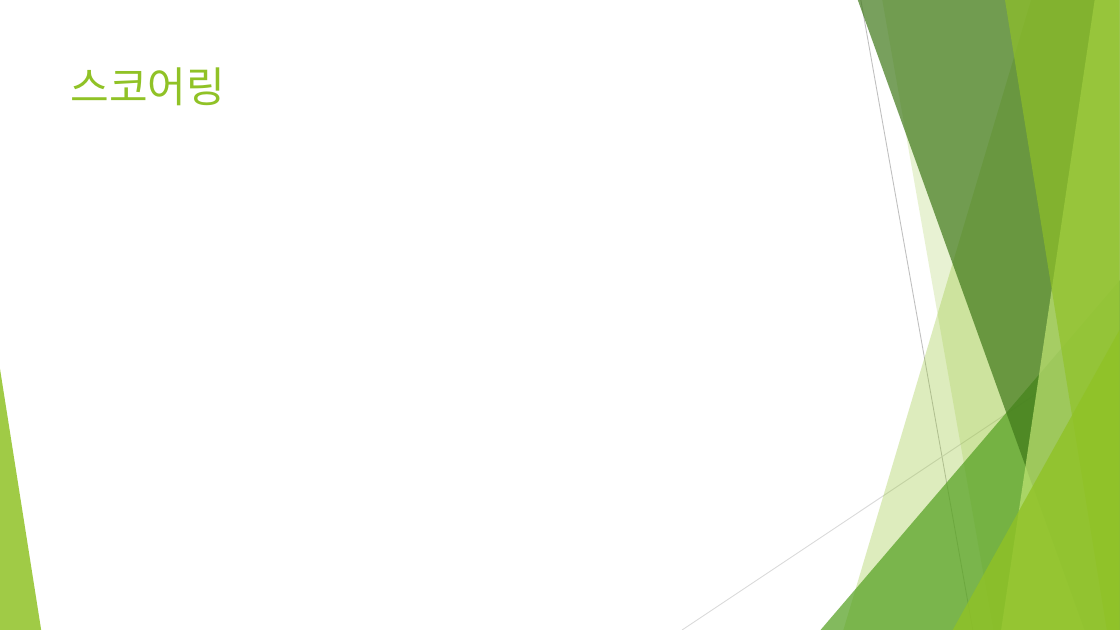
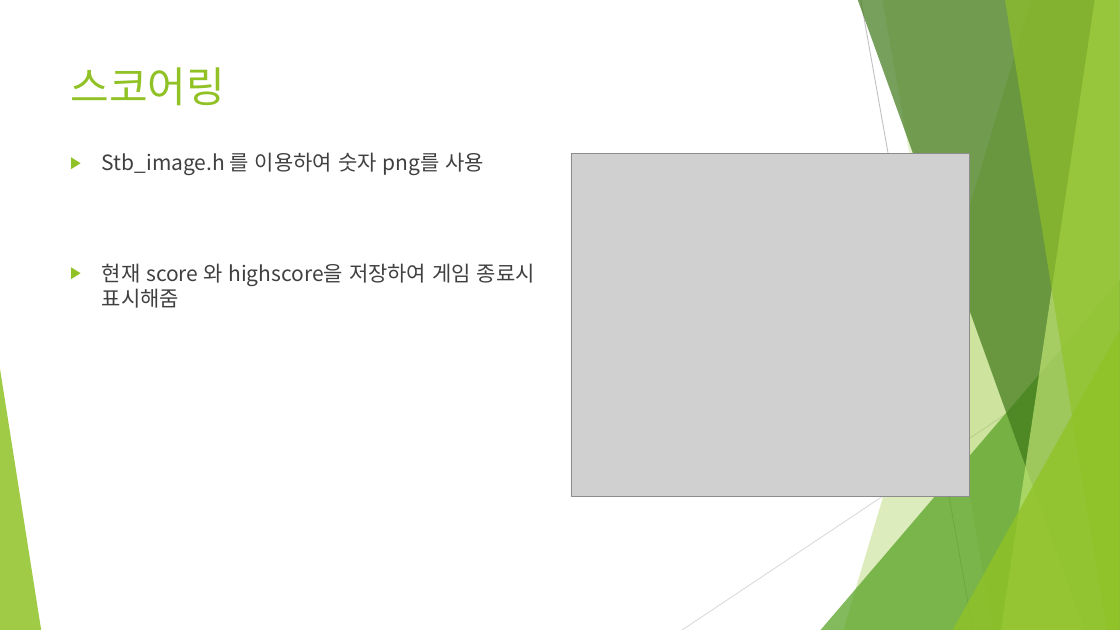
Before and after one commit to pcremnant/Computer-Graphics-Term-Project, a slide deck: slide 3 of 발표.pptx. Drawn at 1120x630 pixels with LibreOffice and Linux fonts; fonts in the diff are those of the drawing; grey boxes stand for pictures. Boxes give left, top, right and bottom in pixels: in the first picture for what was removed or moved away, otherwise in the second. Text is boxed around its words. In the diff, an @@ line names an element or a change of style, - is before the commit and + after.

Commit message:
modify ppt

```diff
--- a/발표.pptx
+++ b/발표.pptx
@@ text added at (x1=102, y1=152, x2=535, y2=308), 18 pt, text #404040 @@
+▶ Stb_image.h 를 이용하여 숫자 png를 사용
+▶ 현재 score 와 highscore을 저장하여 게임 종료시 표시해줌
@@ picture added at (x1=571, y1=154, x2=970, y2=497) @@
```
Also in this commit, not shown: 1 other slide changed.
